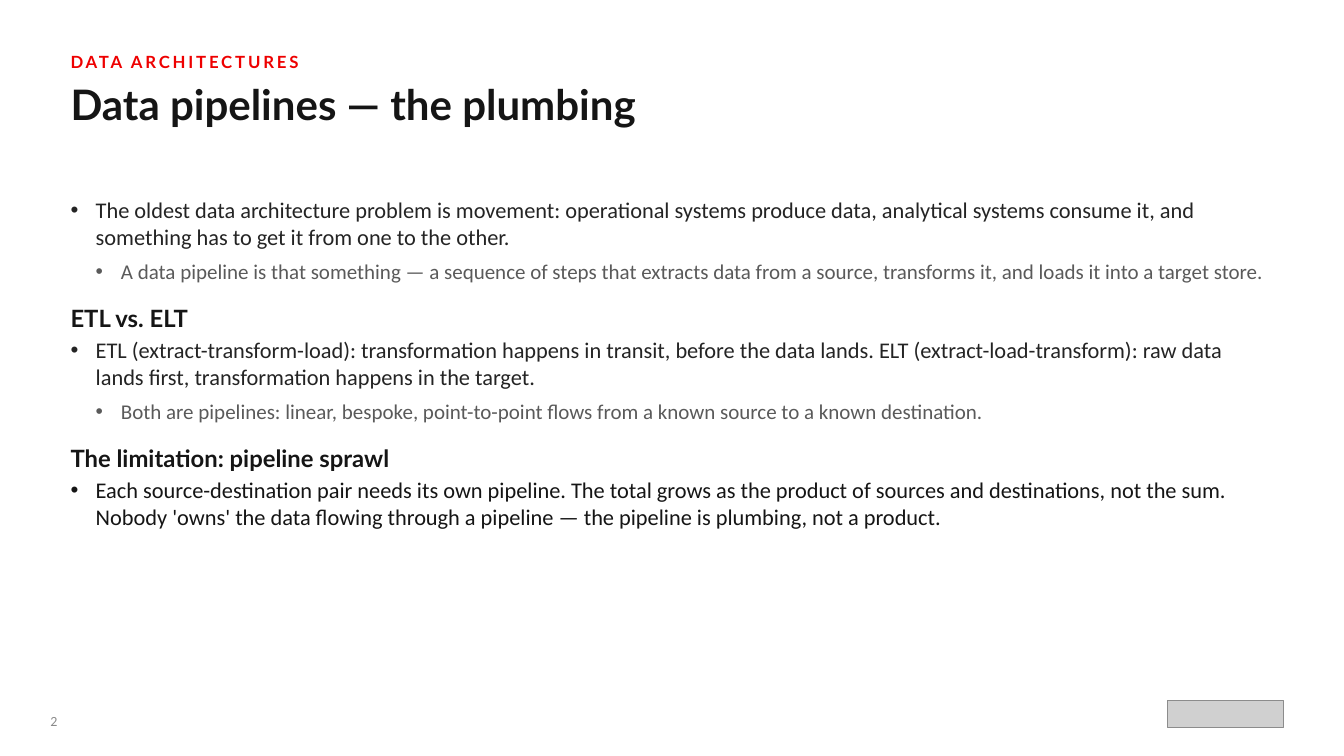
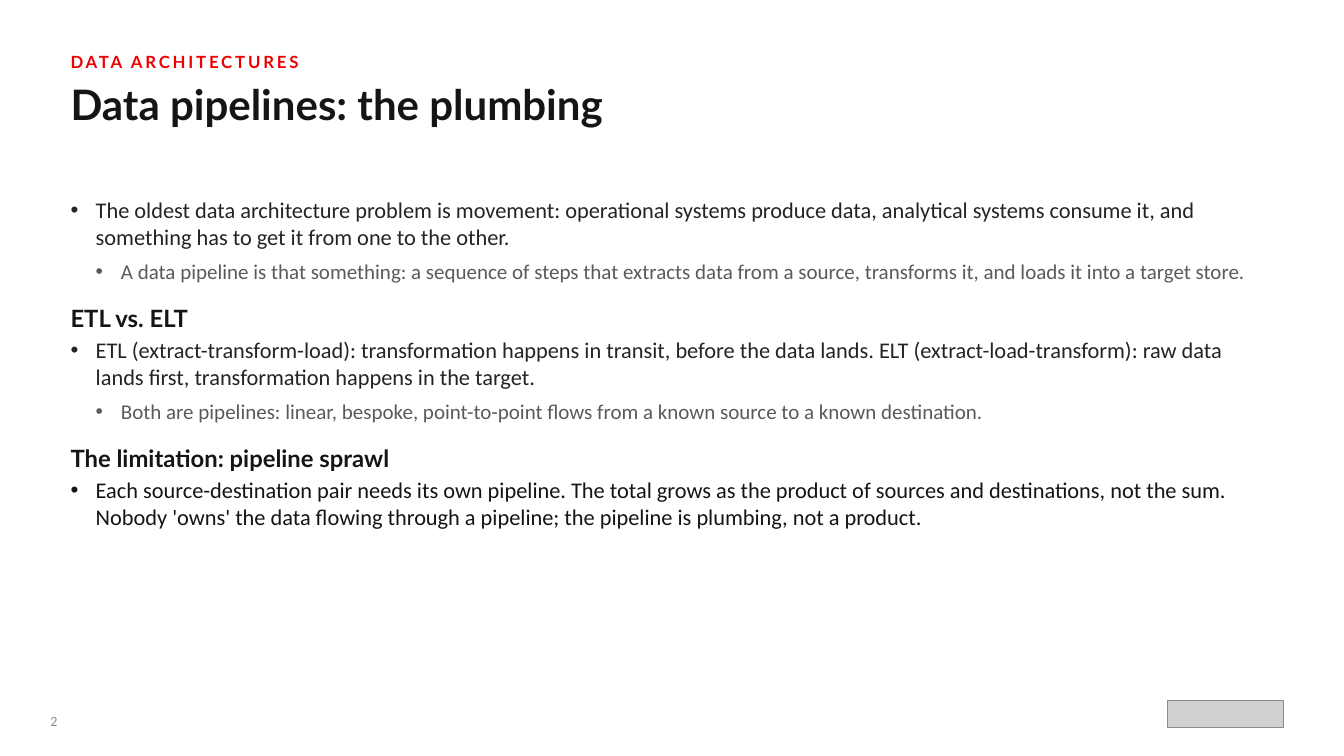
Before and after one commit to patterncatalyst/datamesh-reference-arch-python, a slide deck: slide 3 of presentation/data-mesh-101/The_Data_Mesh_101.pptx. Drawn at 1344x756 pixels with LibreOffice and Linux fonts; fonts in the diff are those of the drawing; grey boxes stand for pictures. Boxes give left, top, right and bottom in pixels: in the first picture for what was removed or moved away, otherwise in the second. Text is boxed around its words. In the diff, an @@ line names an element or a change of style, - is before the commit and + after.

Commit message:
docs(deck): professional-voice pass on the data-mesh decks
Remove em dashes, chapter/section cross-references, and ban-tier verbal
tics (deliberately, earns its place, load-bearing, worth noticing, honest,
on purpose, not a toy, rest of this deck) from The Data Mesh 101 and
Data Mesh on OpenShift pptxgenjs sources, then rebuild both decks.

```diff
--- a/presentation/data-mesh-101/The_Data_Mesh_101.pptx
+++ b/presentation/data-mesh-101/The_Data_Mesh_101.pptx
@@ text at bbox=[170, 88, 602, 128]: text changed @@
-Data pipelines — the plumbing
+Data pipelines: the plumbing
@@ text at bbox=[121, 264, 1245, 283]: text changed @@
-  • A data pipeline is that something — a sequence of steps that extracts data from a source, transforms it, and loads it into a target store.
+  • A data pipeline is that something: a sequence of steps that extracts data from a source, transforms it, and loads it into a target store.
@@ text at bbox=[96, 482, 1226, 529]: text changed @@
-• Each source-destination pair needs its own pipeline. The total grows as the product of sources and destinations, not the sum. Nobody 'owns' the data flowing through a pipeline — the pipeline is plumbing, not a product.
+• Each source-destination pair needs its own pipeline. The total grows as the product of sources and destinations, not the sum. Nobody 'owns' the data flowing through a pipeline; the pipeline is plumbing, not a product.
```
Also in this commit, not shown: 12 other slides changed, 4 other files.
